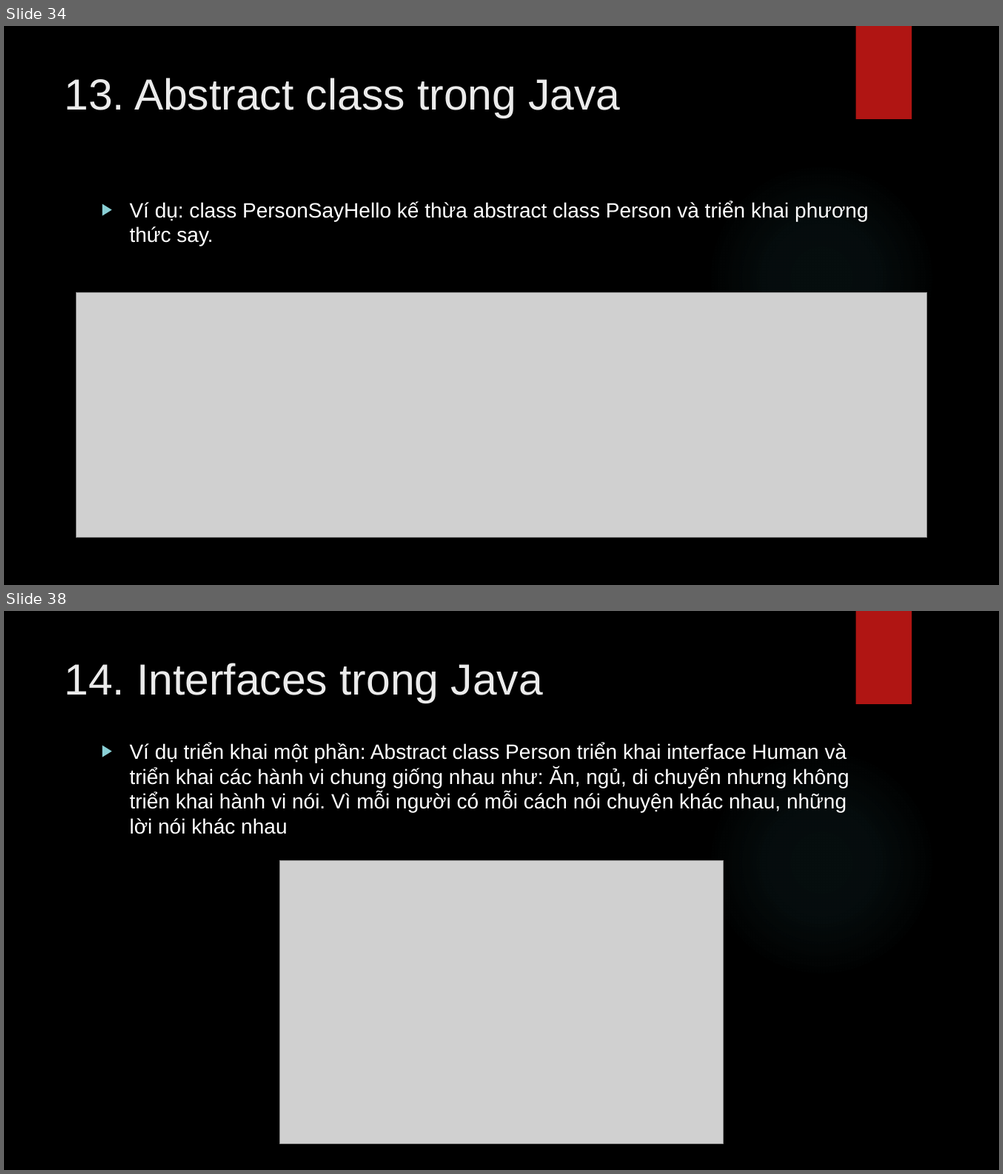
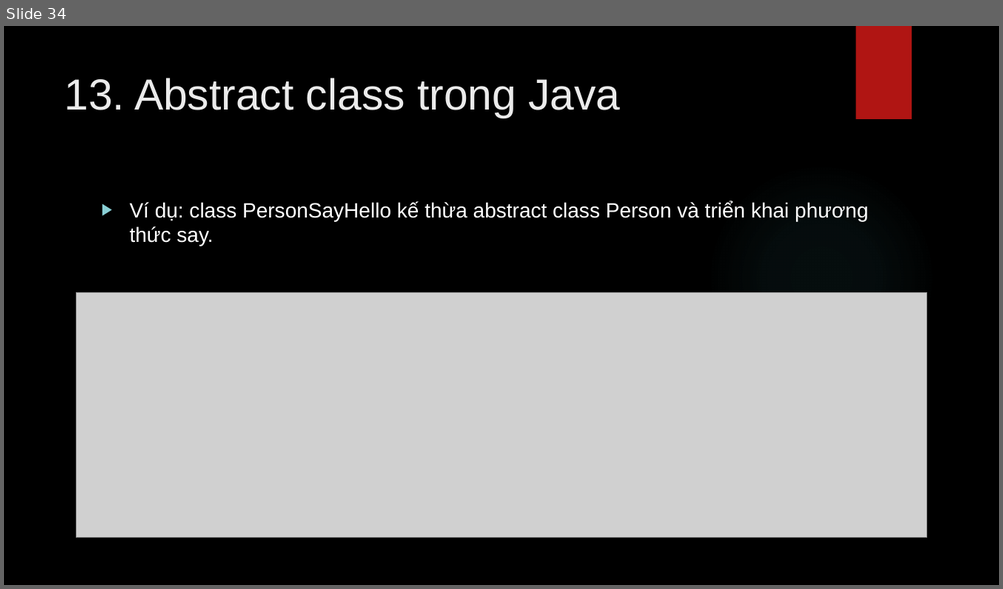
Before and after one commit to lequochai26/GDUTraining_Basic_Java_Web_Development, a slide deck: Slides/Day_5_2.pptx. Shown one above the other, each under a label of ours: slides 34 and 38 before the commit, slide 34 after it; the slides between them are not shown. The pictures are 1003x1174 and 1003x589 pixels, drawn with LibreOffice and Linux fonts; fonts in the diff are those of the drawing; grey boxes stand for pictures; background and template pictures are left out. Boxes give left, top, right and bottom in pixels: in the first picture for what was removed or moved away, otherwise in the second. Text is boxed around its words. In the diff, an @@ line names an element or a change of style, - is before the commit and + after.

```diff
--- a/Slides/Day_5_2.pptx
+++ b/Slides/Day_5_2.pptx
@@ slide 38 removed at bbox=[4, 611, 999, 1170], background picture (left out); not listed: 2 template elements that a slide beside it also shows @@
@@ title removed at bbox=[64, 663, 543, 703] @@
-14. Interfaces trong Java
@@ text removed at bbox=[130, 743, 848, 834] @@
-▶ Ví dụ triển khai một phần: Abstract class Person triển khai interface Human và triển khai các hành vi chung giống nhau như: Ăn, ngủ, di chuyển nhưng không triển khai hành vi nói. Vì mỗi người có mỗi cách nói chuyện khác nhau, những lời nói khác nhau
@@ picture removed at bbox=[280, 861, 723, 1145] @@
```
Also in this commit, not shown: 19 other slides removed.
